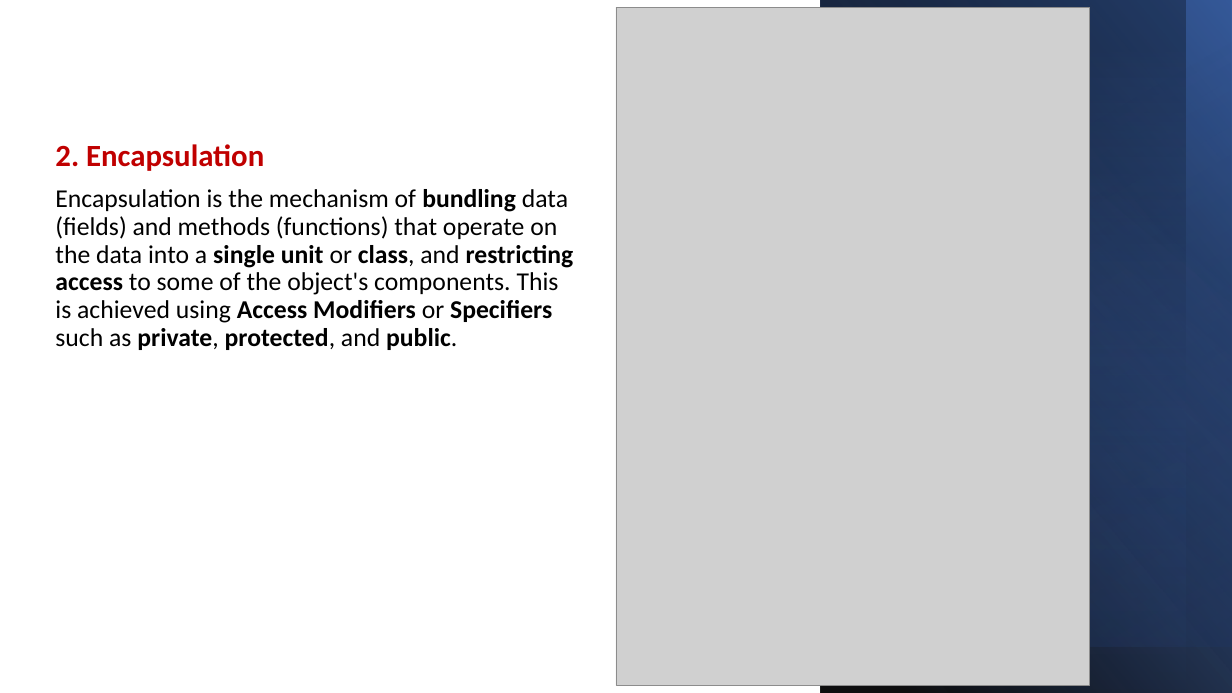
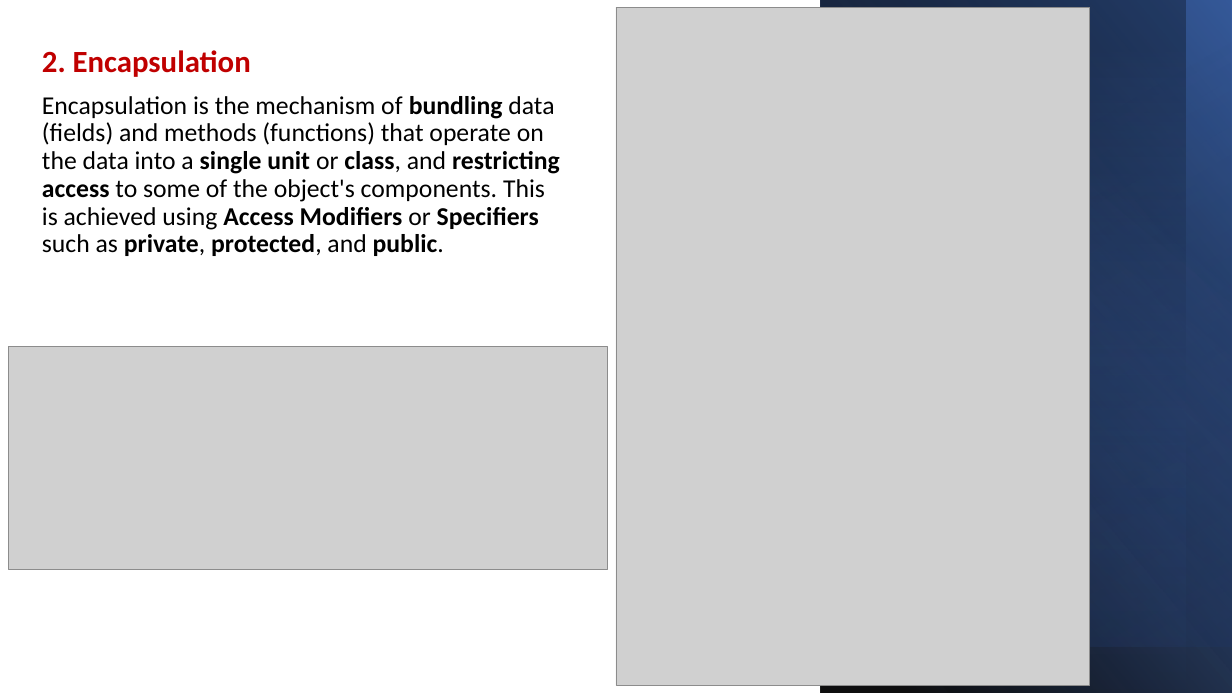
Before and after one commit to PRAMOD-VISHNU-NAIK/MCA-2nd-Sem-Shridevi-College, a slide deck: slide 52 of Theory Class-Notes/Java MCA-2.pptx (slide 47 before the commit). Drawn at 1232x693 pixels with LibreOffice and Linux fonts; fonts in the diff are those of the drawing; grey boxes stand for pictures. Boxes give left, top, right and bottom in pixels: in the first picture for what was removed or moved away, otherwise in the second. Text is boxed around its words. In the diff, an @@ line names an element or a change of style, - is before the commit and + after.

Commit message:
New PPT

```diff
--- a/Theory Class-Notes/Java MCA-2.pptx
+++ b/Theory Class-Notes/Java MCA-2.pptx
@@ text "2. Encapsulation": place and size @@
-text "2. Encapsulation" at <box>55,144,574,350</box>
+text "2. Encapsulation" at <box>42,50,560,256</box>
@@ picture added at <box>8,347,607,570</box> @@
```
Also in this commit, not shown: 4 other slides changed, 10 slides added, 4 slides removed.
